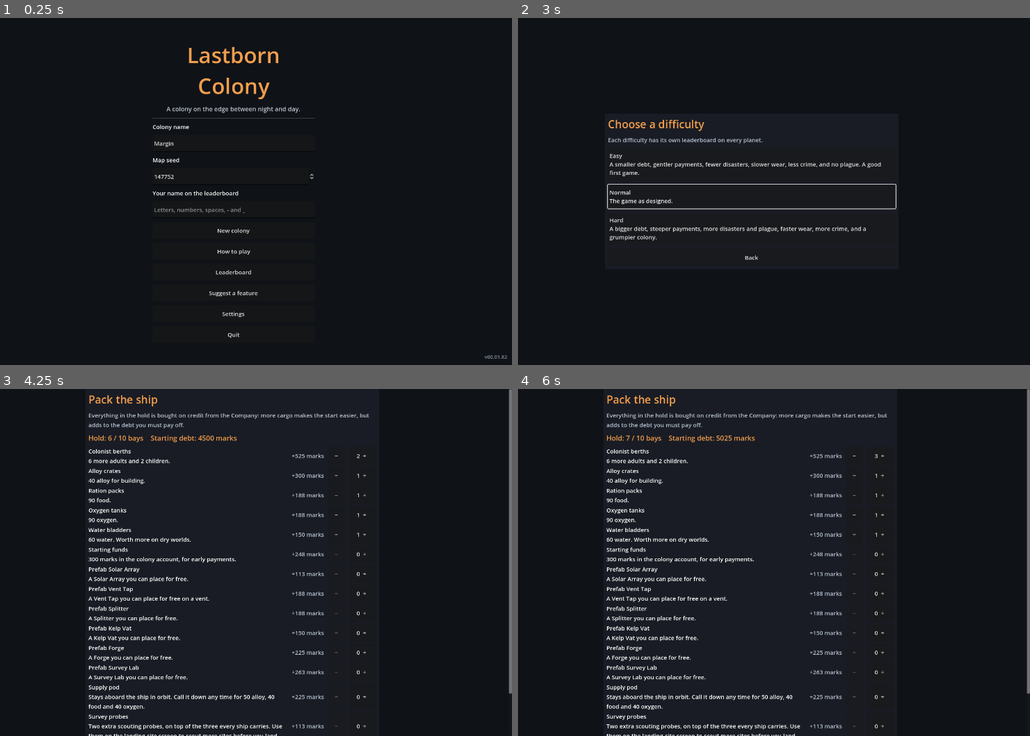
Above: before the commit, frames 1-4 (two rows, left to right).
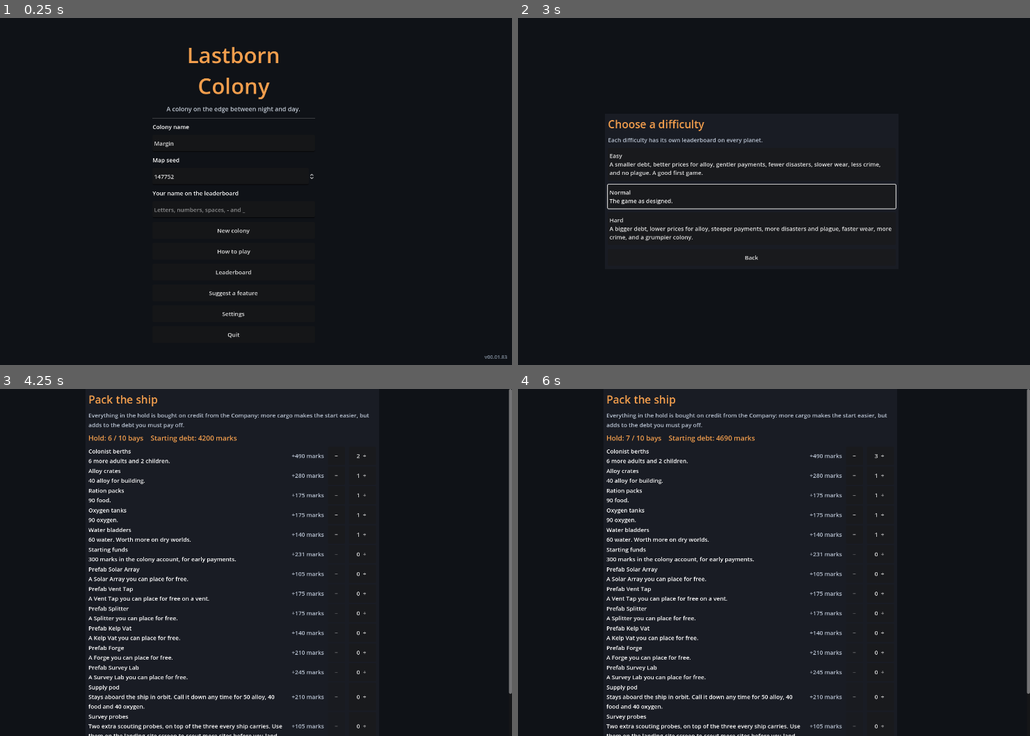
Above: after the commit, the same moments.

Repository: Zephino/Lastborn_Colony
Game: Godot game, scene res://scenes/main.tscn
The game is run twice, just before and just after one commit, with the same random seed, the same clock (stepped at 60 frames per second) and the same inputs.
Inputs (mouse positions are in pixels of both pictures, inside the frame that each line leads up to):
- Up to frame 1 (0.25 s): no input
- Up to frame 2 (3 s): click (753, 208) at 0.52 s; type "12" at 0.6 s; click "New colony" at 1.25 s; click "Choose a planet" at 2 s; click "Choose Tessel" at 2.75 s
- Up to frame 3 (4.25 s): click (235, 534) at 3.5 s, where only the run before the commit has a clickable "Easy A smaller debt, gentler …"
- Up to frame 4 (6 s): click "−" at 4.25 s; click "1 +" at 5 s; click "2 +" at 5.75 s

The runs differ from the first frame. In frame 1, less than 0.1% of the frame differs, in the area x 98-100%, y 97-99%; in frame 2, 1.0%, in the area x 17-73%, y 41-65%; in frame 3, 0.1%; in frame 4, 0.1%.

Commit message:
v00.01.83: smarter test bot and difficulty retune
Co-Authored-By: Claude Opus 5.5 <noreply@anthropic.com>
Claude-Session: https://claude.ai/code/session_015nF5MxT1rKKJAh7GkSbxvp

Diff:
--- a/data/difficulty.json
+++ b/data/difficulty.json
@@ -1,8 +1,8 @@
 [
-  {"id": "easy", "name": "Easy", "desc": "A smaller debt, gentler payments, fewer disasters, slower wear, less crime, and no plague. A good first game.",
-   "debt": 0.75, "payment_step": 0.5, "event_chance": 0.6, "plague_chance": 0.0, "wear": 0.5, "crime": 0.7, "morale": 5},
+  {"id": "easy", "name": "Easy", "desc": "A smaller debt, better prices for alloy, gentler payments, fewer disasters, slower wear, less crime, and no plague. A good first game.",
+   "debt": 0.7, "payment_step": 0.5, "alloy_price": 1.15, "event_chance": 0.6, "plague_chance": 0.0, "wear": 0.5, "crime": 0.7, "morale": 5},
   {"id": "normal", "name": "Normal", "desc": "The game as designed.",
-   "debt": 1.0, "payment_step": 1.0, "event_chance": 1.0, "plague_chance": 1.0, "wear": 1.0, "crime": 1.0, "morale": 0},
-  {"id": "hard", "name": "Hard", "desc": "A bigger debt, steeper payments, more disasters and plague, faster wear, more crime, and a grumpier colony.",
-   "debt": 1.25, "payment_step": 1.5, "event_chance": 1.5, "plague_chance": 2.0, "wear": 1.5, "crime": 1.3, "morale": -5}
+   "debt": 1.0, "payment_step": 1.0, "alloy_price": 1.0, "event_chance": 1.0, "plague_chance": 1.0, "wear": 1.0, "crime": 1.0, "morale": 0},
+  {"id": "hard", "name": "Hard", "desc": "A bigger debt, lower prices for alloy, steeper payments, more disasters and plague, faster wear, more crime, and a grumpier colony.",
+   "debt": 1.25, "payment_step": 1.5, "alloy_price": 0.9, "event_chance": 1.5, "plague_chance": 2.0, "wear": 1.5, "crime": 1.3, "morale": -5}
 ]
--- a/project.godot
+++ b/project.godot
@@ -12,7 +12,7 @@
 
 config/name="Lastborn Colony"
 config/description="A turn-based colony on the edge between night and day."
-config/version="00.01.82"
+config/version="00.01.83"
 run/main_scene="res://scenes/main.tscn"
 config/features=PackedStringArray("4.3", "GL Compatibility")
 config/icon="res://icon.svg"
--- a/scripts/sim/turn.gd
+++ b/scripts/sim/turn.gd
@@ -415,7 +415,7 @@
 				var amount := minf(cap, float(stock["alloy"]) - float(state["export_reserve"]))
 				if amount > 0.0:
 					stock["alloy"] = float(stock["alloy"]) - amount
-					stock["credits"] = float(stock["credits"]) + amount * (float(b["alloy_price"]) + float(rep.get("trade_bonus", 0.0)))
+					stock["credits"] = float(stock["credits"]) + amount * (float(b["alloy_price"]) * GameData.diff(state, "alloy_price") + float(rep.get("trade_bonus", 0.0)))
 					state["stats"]["exported"] = float(state["stats"]["exported"]) + amount
 	# Prospectors bring in loose ore.
 	var found := float(work.get("prospector", 0)) * float(Fleet.drone_def("prospector").get("ore", 0.0))
--- a/tests/bot.gd
+++ b/tests/bot.gd
@@ -22,6 +22,13 @@
 const CASH_BUFFER := 1200.0
 const BUILD_RESERVE := 40.0
 const SAVING_RESERVE := 0.0
+## When true the bot keeps its tunnel network open (see _keep_open). The
+## balance tool can turn it off to compare.
+static var smart := true
+## Fewest tiles a level's network should keep free to grow from.
+const KEEP_OPEN := 3
+## The smart bot sells alloy until it has at least this many marks.
+const SELL_UNTIL := 700.0
 const ESSENTIAL := ["shaft", "mirror", "vent", "splitter", "drill", "vat", "bunk", "cutter", "forge", "rail", "lab", "warden"]
 ## Research order the bot prefers; anything else available comes after.
 const TOPIC_ORDER := ["seals", "seam_mapping", "smelting", "mag_rail", "insulation", "coatings", "kelp", "field_medicine", "commons_charter"]
@@ -42,7 +49,12 @@
 	# Spin Launchers sell alloy above the reserve. While the next payment is not covered,
 	# keep the reserve low so alloy is sold, and build only essentials.
 	var saving := _saving(state)
-	Actions.set_export_reserve(state, SAVING_RESERVE if saving else BUILD_RESERVE)
+	var reserve: float = SAVING_RESERVE if saving else BUILD_RESERVE
+	# Ore piling up means another Forge pays better than selling: keep enough
+	# alloy back to build one.
+	if smart and _forge_starved(state):
+		reserve = maxf(reserve, GameData.num(GameData.building("forge"), "cost") + 2.0)
+	Actions.set_export_reserve(state, reserve)
 	if state["research"]["current"] == "":
 		var options := Research.available(state)
 		if not options.is_empty():
@@ -60,6 +72,11 @@
 		Actions.pay_extra(state, credits - CASH_BUFFER)
 	if advanced:
 		_advanced_extras(state)
+	# Keep the network open: if few tiles on a level can still take a Tunnel,
+	# lay one where it opens up the most new ground before anything else.
+	if smart:
+		for z in ([0, 1] if _landing(state).x >= 0 else [0]):
+			_keep_open(state, z)
 	# Try the wanted buildings in order until one can actually be placed.
 	for choice in _choose(state):
 		if _build(state, choice):
@@ -69,7 +86,12 @@
 static func _saving(state: Dictionary) -> bool:
 	if _count(state, "rail") == 0:
 		return false
-	return float(state["stock"]["credits"]) < Turn.next_payment_amount(state) * 1.5
+	var cushion := Turn.next_payment_amount(state) * 1.5
+	# The smart bot also keeps selling until it has a healthy cushion of marks,
+	# so small payments (Easy) don't stop it paying the debt down.
+	if smart:
+		cushion = maxf(cushion, SELL_UNTIL)
+	return float(state["stock"]["credits"]) < cushion
 
 
 static func _count(state: Dictionary, type: String) -> int:
@@ -145,6 +167,12 @@
 		want.push_front("forge")
 		if alloy < GameData.num(GameData.building("forge"), "cost"):
 			return picks
+	# With ore piling up, the next Forge comes first (and the bot saves for it).
+	if smart and _forge_starved(state):
+		want.erase("forge")
+		want.push_front("forge")
+		if alloy < GameData.num(GameData.building("forge"), "cost"):
+			return picks
 	var saving := _saving(state)
 	for w in want:
 		if saving and not (w in ESSENTIAL):
@@ -345,3 +373,45 @@
 				break
 	if (only == "" or only == "relay") and float(state["stock"]["credits"]) > CASH_BUFFER * 0.8 and Actions.check_satellite(state, "relay")["ok"]:
 		Actions.launch_satellite(state, "relay")
+
+
+## Tiles on level z where a new Tunnel would join the colony: the edge the
+## network can still grow from.
+static func _frontier(state: Dictionary, z: int) -> Array:
+	var out: Array = []
+	for y in int(state["height"]):
+		for x in int(state["width"]):
+			if _open(state, x, y, z) and Actions.touches_colony(state, x, y, z) and Actions.auto_rot(state, "main", x, y, z) >= 0:
+				out.append(Vector2i(x, y))
+	return out
+
+
+## Lays a Tunnel when the network on level z is close to boxed in, on the
+## frontier tile with the most open ground around it.
+static func _keep_open(state: Dictionary, z: int) -> void:
+	var edge := _frontier(state, z)
+	if edge.size() >= KEEP_OPEN or float(state["stock"]["alloy"]) < 3.0:
+		return
+	var best := Vector2i(-1, -1)
+	var best_n := -1
+	for c in edge:
+		var n := 0
+		for d in [Vector2i(1, 0), Vector2i(-1, 0), Vector2i(0, 1), Vector2i(0, -1), Vector2i(2, 0), Vector2i(-2, 0), Vector2i(0, 2), Vector2i(0, -2)]:
+			if Actions.inside(state, c.x + d.x, c.y + d.y) and _open(state, c.x + d.x, c.y + d.y, z):
+				n += 1
+		# Plain ground is cheaper than solid rock in the Deep.
+		if z == 1 and Actions.terrain_at(state, c.x, c.y, z) == "rock":
+			n -= 2
+		if n > best_n:
+			best_n = n
+			best = c
+	if best.x >= 0:
+		Actions.place(state, "main", best.x, best.y, z)
+
+
+## Whether ore is piling up for want of Forges: lots of ore stored, and fewer
+## Forges than the colony could use.
+static func _forge_starved(state: Dictionary) -> bool:
+	var forges := _count(state, "forge")
+	var cutters := _count(state, "cutter")
+	return forges >= 1 and float(state["stock"]["ore"]) > 80.0 and forges < mini(10, cutters + 1)
--- a/tests/run_tests.gd
+++ b/tests/run_tests.gd
@@ -258,7 +258,7 @@
 	check(normal["difficulty"] == "normal" and float(normal["debt"]) == 6000.0, "Normal is the default and keeps the 6,000-mark debt")
 	var easy := NewGame.create(1, "Margin", {"difficulty": "easy"})
 	var hard := NewGame.create(1, "Margin", {"difficulty": "hard"})
-	check(float(easy["debt"]) == 4500.0 and float(hard["debt"]) == 7500.0, "Easy and Hard scale the debt (4,500 and 7,500)")
+	check(float(easy["debt"]) == 4200.0 and float(hard["debt"]) == 7500.0, "Easy and Hard scale the debt (4,200 and 7,500)")
 	check(Turn.payment_for(normal, 3) == 180.0 and Turn.payment_for(easy, 3) == 150.0 and Turn.payment_for(hard, 3) == 210.0, "payments grow faster on Hard and slower on Easy")
 	check(not NewGame.create(1, "Margin", {"difficulty": "nightmare"})["difficulty"] != "normal", "an unknown difficulty falls back to Normal")
 	var old: Dictionary = JSON.parse_string(SaveGame.to_text(normal))
Not shown, changed: CHANGELOG.md
Not shown, changed: DEVELOPERS.md
